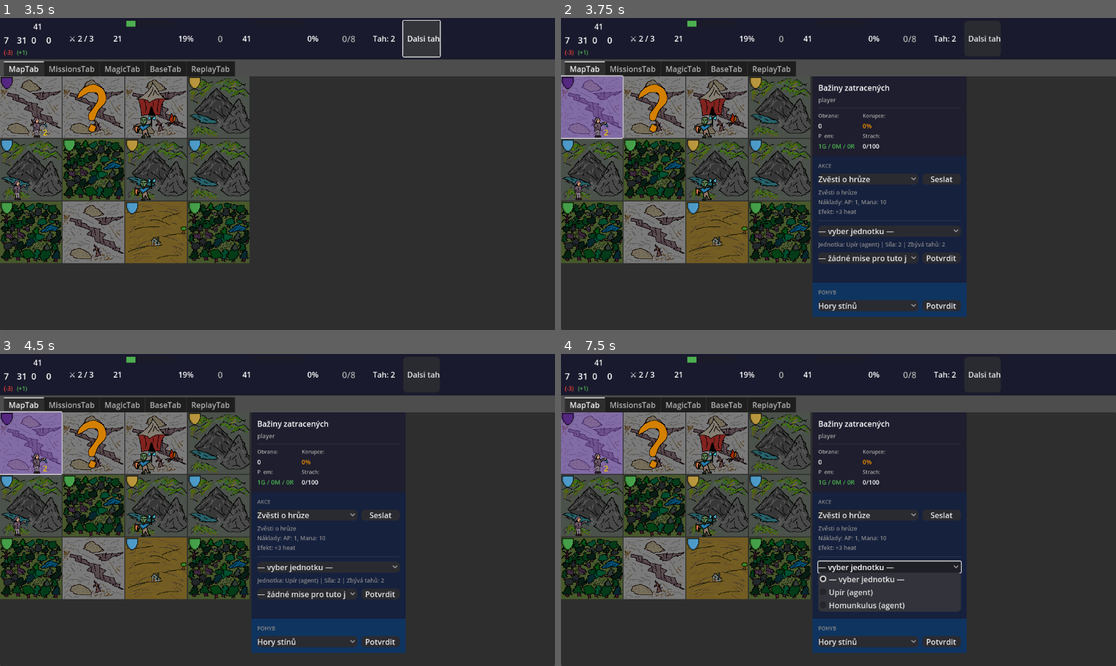
Above: before the commit, frames 1-4 (two rows, left to right).
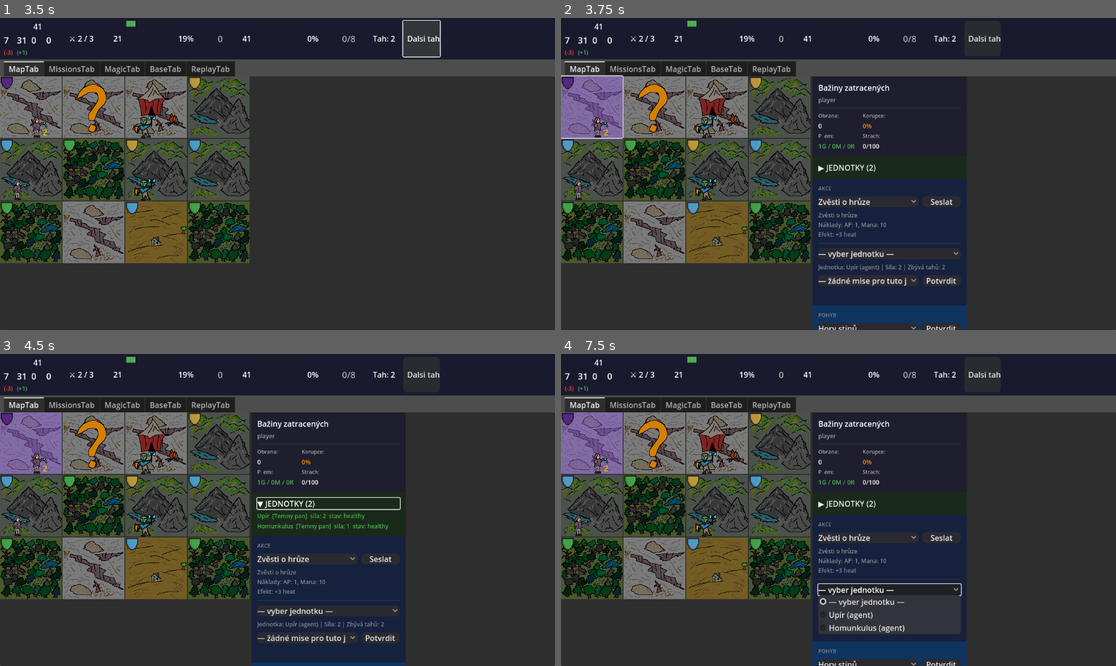
Above: after the commit, the same moments.

Repository: HannibalCZ/dark-lord
Game: Godot game, scene res://scenes/Main.tscn
Two runs of this game, one before a commit and one after it. Both use one fixed random seed, a clock stepped at 60 frames per second and the inputs below.
Inputs (mouse positions are in pixels of both pictures, inside the frame that each line leads up to):
- Up to frame 1 (3.5 s): click (33, 108) at 0.52 s; click "Dalsi tah" at 1.25 s; click "Rozumim" at 2 s; click "Dalsi tah" at 2.75 s
- Up to frame 2 (3.75 s): click (594, 108) at 3.52 s
- Up to frame 3 (4.5 s): click (327, 503) at 4.25 s, where only the run after the commit has a clickable "▶ JEDNOTKY (2)"
- Up to frame 4 (7.5 s): click (888, 503) at 5 s, where only the run after the commit has a clickable "▼ JEDNOTKY (2)"; click "Zvěsti o hrůze" at 5.75 s; click "Seslat" at 6.5 s; click "— vyber jednotku —" at 7.25 s

Frame 1 is identical in both runs. In frame 2, 6.1% of the frame differs, in the area x 45-74%, y 44-100%; in frame 3, 7.3%, in the area x 0-74%, y 18-100%; in frame 4, 7.2%.

Commit message:
feat: collapsible Units/Tags/Secrets sekce v pravém panelu MapTab
Tři nové sekce pod RegionSection v ScrollContent:
- UnitsSection: všechny jednotky v regionu, hráčovy zeleně / nepřátelé červeně
- TagsSection: aktivní visible tagy s display_name a formátovanými mul/add efekty
- SecretsSection: zobrazí se pouze pokud secret_known=true, ukazuje progress/difficulty

Každá sekce se skryje pokud nemá obsah, výchozí stav je collapsed (▶).

Co-Authored-By: Claude Sonnet 4.6 <noreply@anthropic.com>

Diff:
--- a/scenes/ui/MapTab.tscn
+++ b/scenes/ui/MapTab.tscn
@@ -119,6 +119,66 @@
 size_flags_horizontal = 3
 theme_override_constants/separation = 0
 
+[node name="UnitsSection" type="PanelContainer" parent="HBoxContainer/RightPanel/ScrollContainer/ScrollContent"]
+layout_mode = 2
+visible = false
+
+[node name="VBoxContainer" type="VBoxContainer" parent="HBoxContainer/RightPanel/ScrollContainer/ScrollContent/UnitsSection"]
+layout_mode = 2
+theme_override_constants/separation = 6
+
+[node name="UnitsHeader" type="Button" parent="HBoxContainer/RightPanel/ScrollContainer/ScrollContent/UnitsSection/VBoxContainer"]
+layout_mode = 2
+size_flags_horizontal = 3
+flat = true
+alignment = 0
+text = "▶ JEDNOTKY"
+
+[node name="UnitsContent" type="VBoxContainer" parent="HBoxContainer/RightPanel/ScrollContainer/ScrollContent/UnitsSection/VBoxContainer"]
+layout_mode = 2
+theme_override_constants/separation = 4
+visible = false
+
+[node name="TagsSection" type="PanelContainer" parent="HBoxContainer/RightPanel/ScrollContainer/ScrollContent"]
+layout_mode = 2
+visible = false
+
+[node name="VBoxContainer" type="VBoxContainer" parent="HBoxContainer/RightPanel/ScrollContainer/ScrollContent/TagsSection"]
+layout_mode = 2
+theme_override_constants/separation = 6
+
+[node name="TagsHeader" type="Button" parent="HBoxContainer/RightPanel/ScrollContainer/ScrollContent/TagsSection/VBoxContainer"]
+layout_mode = 2
+size_flags_horizontal = 3
+flat = true
+alignment = 0
+text = "▶ EFEKTY"
+
+[node name="TagsContent" type="VBoxContainer" parent="HBoxContainer/RightPanel/ScrollContainer/ScrollContent/TagsSection/VBoxContainer"]
+layout_mode = 2
+theme_override_constants/separation = 4
+visible = false
+
+[node name="SecretsSection" type="PanelContainer" parent="HBoxContainer/RightPanel/ScrollContainer/ScrollContent"]
+layout_mode = 2
+visible = false
+
+[node name="VBoxContainer" type="VBoxContainer" parent="HBoxContainer/RightPanel/ScrollContainer/ScrollContent/SecretsSection"]
+layout_mode = 2
+theme_override_constants/separation = 6
+
+[node name="SecretsHeader" type="Button" parent="HBoxContainer/RightPanel/ScrollContainer/ScrollContent/SecretsSection/VBoxContainer"]
+layout_mode = 2
+size_flags_horizontal = 3
+flat = true
+alignment = 0
+text = "▶ TAJEMSTVÍ"
+
+[node name="SecretsContent" type="VBoxContainer" parent="HBoxContainer/RightPanel/ScrollContainer/ScrollContent/SecretsSection/VBoxContainer"]
+layout_mode = 2
+theme_override_constants/separation = 4
+visible = false
+
 [node name="OrgSection" type="PanelContainer" parent="HBoxContainer/RightPanel/ScrollContainer/ScrollContent"]
 layout_mode = 2
 
--- a/scripts/ui/MapTab.gd
+++ b/scripts/ui/MapTab.gd
@@ -32,6 +32,21 @@
 @onready var neighbor_select: OptionButton      = $HBoxContainer/RightPanel/ScrollContainer/ScrollContent/MovementSection/VBoxContainer/MoveRow/MovePicker
 @onready var move_confirm: Button               = $HBoxContainer/RightPanel/ScrollContainer/ScrollContent/MovementSection/VBoxContainer/MoveRow/MoveButton
 
+# --- UnitsSection ---
+@onready var units_section: PanelContainer  = $HBoxContainer/RightPanel/ScrollContainer/ScrollContent/UnitsSection
+@onready var units_header: Button           = $HBoxContainer/RightPanel/ScrollContainer/ScrollContent/UnitsSection/VBoxContainer/UnitsHeader
+@onready var units_content: VBoxContainer   = $HBoxContainer/RightPanel/ScrollContainer/ScrollContent/UnitsSection/VBoxContainer/UnitsContent
+
+# --- TagsSection ---
+@onready var tags_section: PanelContainer   = $HBoxContainer/RightPanel/ScrollContainer/ScrollContent/TagsSection
+@onready var tags_header: Button            = $HBoxContainer/RightPanel/ScrollContainer/ScrollContent/TagsSection/VBoxContainer/TagsHeader
+@onready var tags_content: VBoxContainer    = $HBoxContainer/RightPanel/ScrollContainer/ScrollContent/TagsSection/VBoxContainer/TagsContent
+
+# --- SecretsSection ---
+@onready var secrets_section: PanelContainer = $HBoxContainer/RightPanel/ScrollContainer/ScrollContent/SecretsSection
+@onready var secrets_header: Button          = $HBoxContainer/RightPanel/ScrollContainer/ScrollContent/SecretsSection/VBoxContainer/SecretsHeader
+@onready var secrets_content: VBoxContainer  = $HBoxContainer/RightPanel/ScrollContainer/ScrollContent/SecretsSection/VBoxContainer/SecretsContent
+
 # --- OrgSection ---
 @onready var org_section: PanelContainer  = $HBoxContainer/RightPanel/ScrollContainer/ScrollContent/OrgSection
 @onready var org_name: Label              = $HBoxContainer/RightPanel/ScrollContainer/ScrollContent/OrgSection/VBoxContainer/OrgHeader/OrgName
@@ -78,6 +93,34 @@
 	bg_org.content_margin_top    = 12.0
 	bg_org.content_margin_bottom = 12.0
 	org_section.add_theme_stylebox_override("panel", bg_org)
+
+	var bg_units := StyleBoxFlat.new()
+	bg_units.bg_color = Color("#1a2a1a")
+	bg_units.content_margin_left   = 12.0
+	bg_units.content_margin_right  = 12.0
+	bg_units.content_margin_top    = 12.0
+	bg_units.content_margin_bottom = 12.0
+	units_section.add_theme_stylebox_override("panel", bg_units)
+
+	var bg_tags := StyleBoxFlat.new()
+	bg_tags.bg_color = Color("#1a1a2a")
+	bg_tags.content_margin_left   = 12.0
+	bg_tags.content_margin_right  = 12.0
+	bg_tags.content_margin_top    = 12.0
+	bg_tags.content_margin_bottom = 12.0
+	tags_section.add_theme_stylebox_override("panel", bg_tags)
+
+	var bg_secrets := StyleBoxFlat.new()
+	bg_secrets.bg_color = Color("#2a1a1a")
+	bg_secrets.content_margin_left   = 12.0
+	bg_secrets.content_margin_right  = 12.0
+	bg_secrets.content_margin_top    = 12.0
+	bg_secrets.content_margin_bottom = 12.0
+	secrets_section.add_theme_stylebox_override("panel", bg_secrets)
+
+	units_header.pressed.connect(func(): _toggle_section(units_content, units_header))
+	tags_header.pressed.connect(func(): _toggle_section(tags_content, tags_header))
+	secrets_header.pressed.connect(func(): _toggle_section(secrets_content, secrets_header))
 
 	grid.columns = 4
 	_build_grid()
@@ -331,6 +374,9 @@
 	_build_neighbors_menu(selected_region_idx)
 
 	_update_org_section(selected_region_idx)
+	_update_units_section(selected_region_idx)
+	_update_tags_section(selected_region_idx)
+	_update_secrets_section(selected_region_idx)
 	_set_actions_enabled(unit_select.get_item_count() > 0 and unit_select.get_selected_id() != -1)
 	scroll_container.scroll_vertical = 0
 
@@ -693,3 +739,146 @@
 func _on_doctrine_externally_changed(region_id: int, _doctrine: String) -> void:
 	if region_id == selected_region_idx:
 		_populate_doctrine_picker(region_id)
+
+
+# --------------------------
+# UNITS SECTION
+
+func _update_units_section(region_id: int) -> void:
+	var units = GameState.query.units.in_region(region_id, false)
+	if units.is_empty():
+		units_section.visible = false
+		return
+
+	units_section.visible = true
+	units_header.text = "▶ JEDNOTKY (%d)" % units.size()
+	units_content.visible = false
+
+	for child in units_content.get_children():
+		child.queue_free()
+
+	for u in units:
+		var label := Label.new()
+		var faction_name := _format_faction(u.faction_id)
+		label.text = "%s  [%s]  sila: %d  stav: %s" % [u.name, faction_name, u.power, u.state]
+		label.add_theme_font_size_override("font_size", 12)
+		if u.faction_id == Balance.PLAYER_FACTION:
+			label.add_theme_color_override("font_color", Color("#4caf50"))
+		else:
+			label.add_theme_color_override("font_color", Color("#f44336"))
+		units_content.add_child(label)
+
+
+func _format_faction(faction_id: String) -> String:
+	match faction_id:
+		Balance.PLAYER_FACTION: return "Temny pan"
+		"paladin":              return "Paladini"
+		"elf":                  return "Elfove"
+		"orc":                  return "Orkove"
+		_:                      return faction_id
+
+
+
+# --------------------------
+# TAGS SECTION
+
+func _update_tags_section(region_id: int) -> void:
+	var region: Region = GameState.query.regions.get_by_id(region_id)
+	var visible_tags: Array = region.tags.filter(func(t): return t.get("visible", false))
+	if visible_tags.is_empty():
+		tags_section.visible = false
+		return
+
+	tags_section.visible = true
+	tags_header.text = "▶ EFEKTY (%d)" % visible_tags.size()
+	tags_content.visible = false
+
+	for child in tags_content.get_children():
+		child.queue_free()
+
+	for tag in visible_tags:
+		var label := Label.new()
+		var dname: String = tag.get("display_name", tag.get("id", "?"))
+		var effects_str: String = _format_tag_effects(tag)
+		if effects_str != "":
+			label.text = "* %s - %s" % [dname, effects_str]
+		else:
+			label.text = "* %s" % dname
+		label.add_theme_font_size_override("font_size", 12)
+		label.autowrap_mode = TextServer.AUTOWRAP_WORD
+		tags_content.add_child(label)
+
+
+func _format_tag_effects(tag: Dictionary) -> String:
+	var parts: Array[String] = []
+	var stat_labels := {
+		"gold_income":       "prijem zlata",
+		"mana_income":       "prijem many",
+		"research_income":   "prijem vyzkumu",
+		"fear":              "strach",
+		"defense":           "obrana",
+		"ai_agent_priority": "priorita AI"
+	}
+
+	var mul: Dictionary = tag.get("mul", {})
+	for stat in mul:
+		var val: float = float(mul[stat])
+		var lbl: String = stat_labels.get(stat, stat)
+		parts.append("%s x%s" % [lbl, _fmt_float(val)])
+
+	var add_vals: Dictionary = tag.get("add", {})
+	for stat in add_vals:
+		var val: float = float(add_vals[stat])
+		var lbl: String = stat_labels.get(stat, stat)
+		if val >= 0.0:
+			parts.append("+%s %s" % [_fmt_float(val), lbl])
+		else:
+			parts.append("%s %s" % [_fmt_float(val), lbl])
+
+	return "  ".join(parts)
+
+
+func _fmt_float(val: float) -> String:
+	if is_equal_approx(val, float(int(val))):
+		return str(int(val))
+	return "%.2g" % val
+
+
+# --------------------------
+# SECRETS SECTION
+
+func _update_secrets_section(region_id: int) -> void:
+	var region: Region = GameState.query.regions.get_by_id(region_id)
+	if not (region.secret_known and region.has_secret()):
+		secrets_section.visible = false
+		return
+
+	secrets_section.visible = true
+	secrets_header.text = "▶ TAJEMSTVI"
+	secrets_content.visible = false
+
+	for child in secrets_content.get_children():
+		child.queue_free()
+
+	var sconf: Dictionary = Balance.SECRET.get(region.secret_id, {})
+	var sname: String = sconf.get("display_name", region.secret_id)
+	var difficulty: int = int(sconf.get("difficulty", 0))
+
+	var label := Label.new()
+	if region.secret_state == "resolved":
+		label.text = "%s (vyreseno)" % sname
+		label.add_theme_color_override("font_color", Color("#888888"))
+	else:
+		var progress: int = min(region.secret_progress, difficulty) if difficulty > 0 else region.secret_progress
+		label.text = "%s: %d/%d" % [sname, progress, difficulty]
+	label.add_theme_font_size_override("font_size", 12)
+	secrets_content.add_child(label)
+
+
+# --------------------------
+# TOGGLE HELPER
+
+func _toggle_section(content: VBoxContainer, header: Button) -> void:
+	content.visible = not content.visible
+	var title: String = header.text.substr(2)
+	header.text = ("▼ " if content.visible else "▶ ") + title
